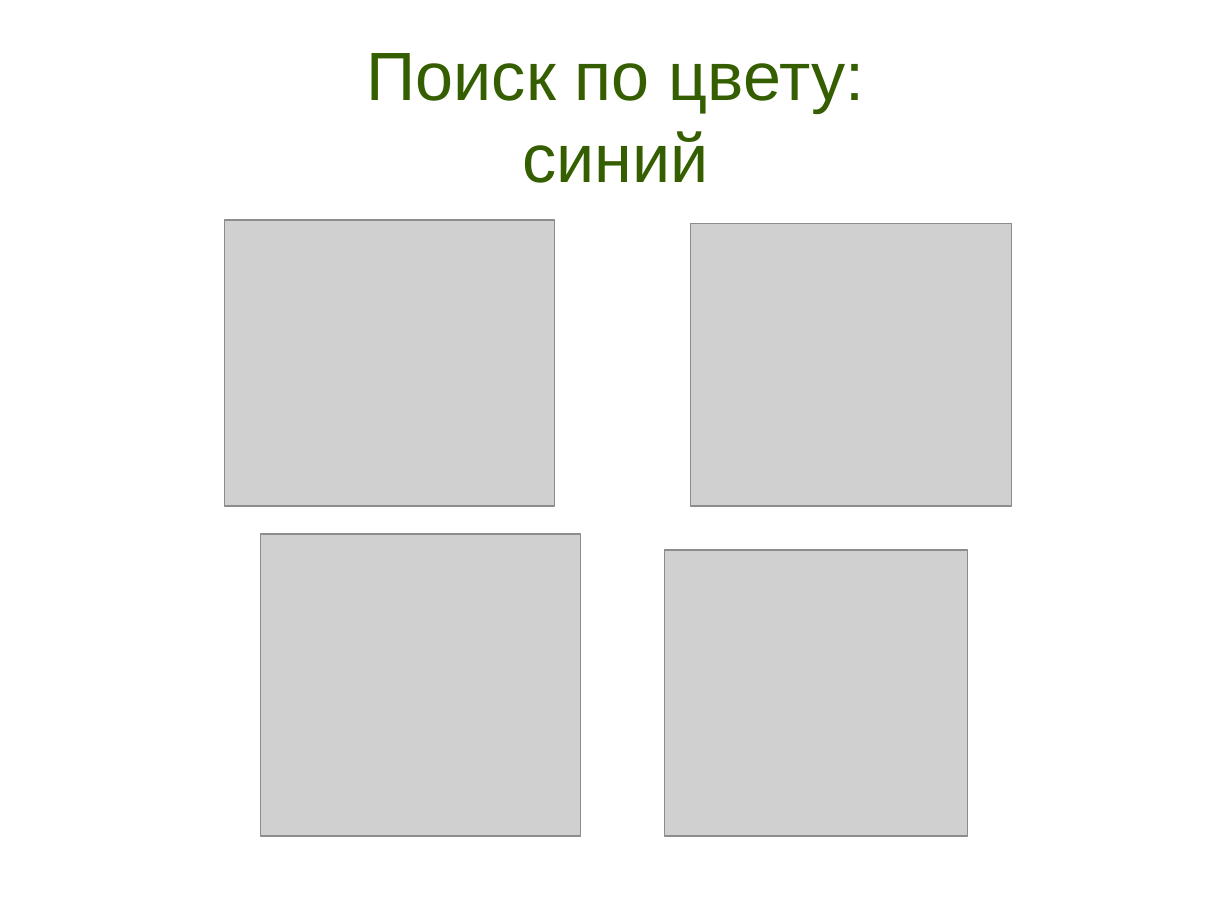
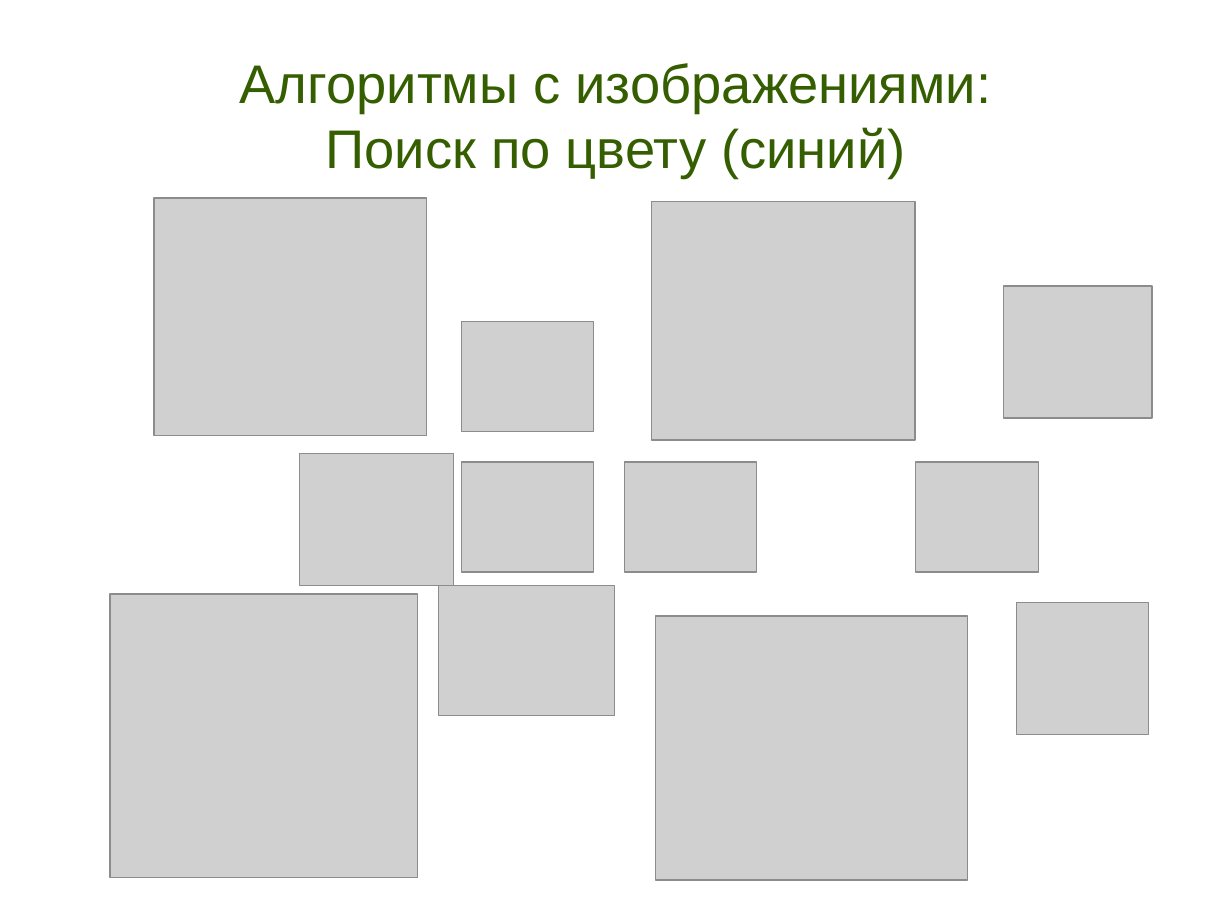
Before and after one commit to tipe/searchbycolor, a slide deck: slide 10 of Presentation.odp. Drawn at 1232x924 pixels with LibreOffice and Linux fonts; fonts in the diff are those of the drawing; grey boxes stand for pictures. Boxes give left, top, right and bottom in pixels: in the first picture for what was removed or moved away, otherwise in the second. Text is boxed around its words. In the diff, an @@ line names an element or a change of style, - is before the commit and + after.

```diff
--- a/Presentation.odp
+++ b/Presentation.odp
@@ title at [240, 63, 991, 178]: text changed; size 44 to 35 pt @@
-Поиск по цвету:
-синий
+Алгоритмы с изображениями:
+Поиск по цвету (синий)
@@ picture added at [154, 198, 427, 436] @@
@@ picture: place and size @@
-picture at [691, 224, 1012, 506]
+picture at [652, 201, 916, 440]
@@ picture added at [1004, 286, 1153, 418] @@
@@ picture: place and size @@
-picture at [225, 220, 555, 506]
+picture at [462, 321, 594, 430]
@@ picture added at [300, 454, 454, 586] @@
@@ picture added at [462, 462, 594, 571] @@
@@ picture added at [625, 462, 757, 571] @@
@@ picture added at [916, 462, 1039, 571] @@
@@ picture added at [110, 594, 418, 878] @@
@@ picture: place and size @@
-picture at [260, 534, 580, 836]
+picture at [439, 586, 615, 715]
@@ picture: place and size @@
-picture at [664, 550, 968, 836]
+picture at [656, 616, 969, 880]
@@ picture added at [1016, 603, 1148, 735] @@
```
Also in this commit, not shown: 5 other slides changed, 1 slide added, 1 slide removed, 6 other files.
